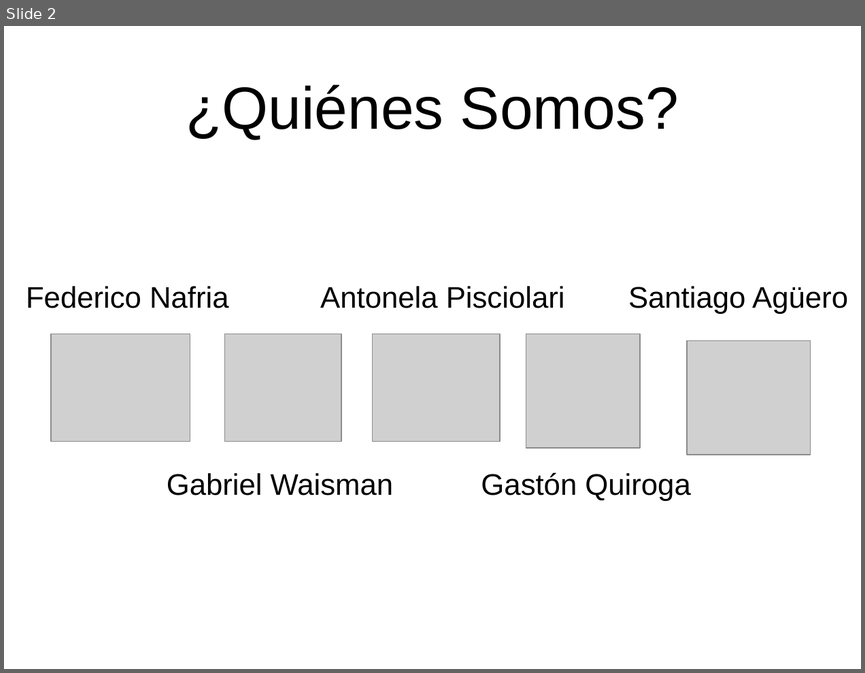
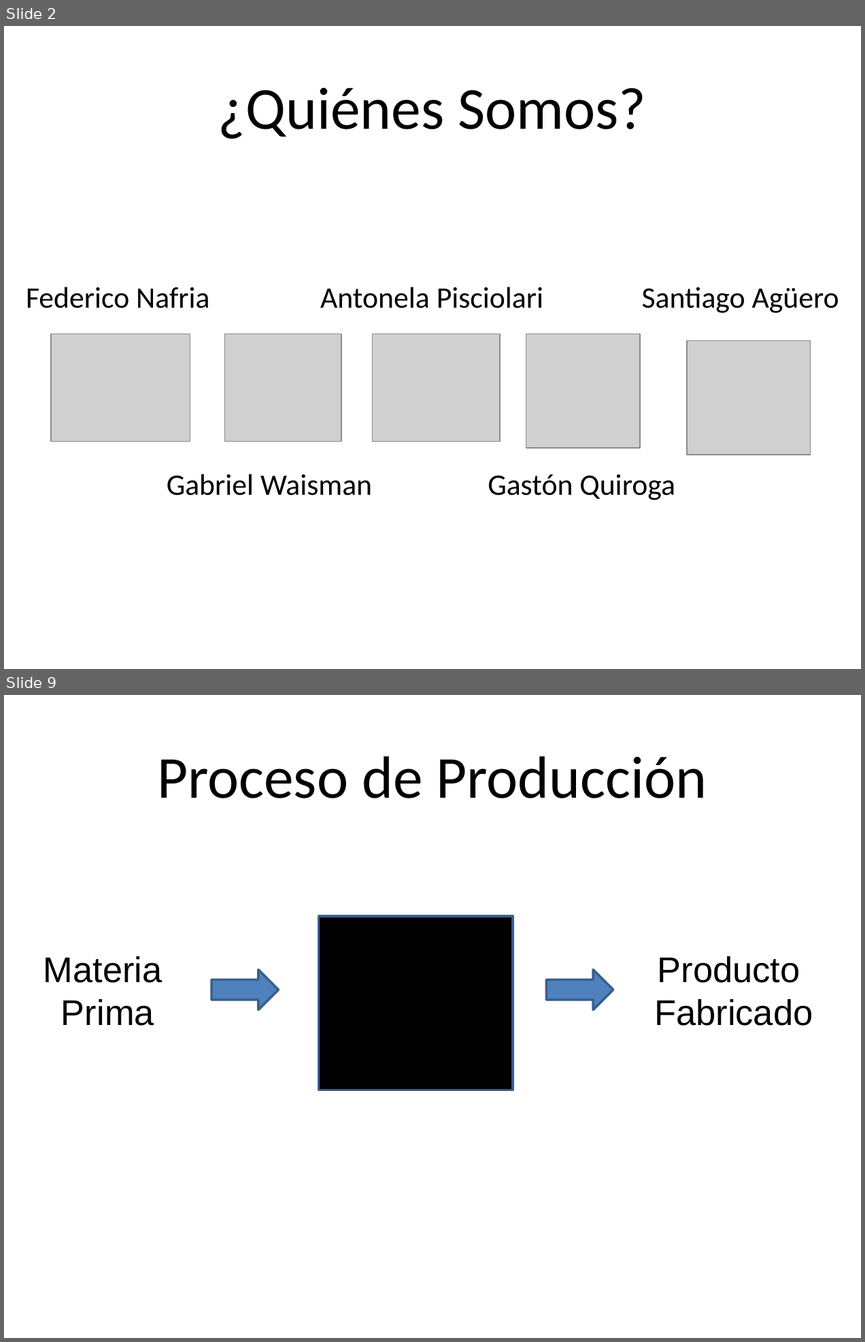
Before and after one commit to raulcareno/fruterio-kiwi-team, a slide deck: Presentaciones/Informe Preliminar.pptx. Shown one above the other, each under a label of ours: slide 2 before the commit, slides 2 and 9 after it; the slides between them are not shown. The pictures are 865x673 and 865x1342 pixels, drawn with LibreOffice and Linux fonts; fonts in the diff are those of the drawing; grey boxes stand for pictures; background and template pictures are left out. Boxes give left, top, right and bottom in pixels: in the first picture for what was removed or moved away, otherwise in the second. Text is boxed around its words. In the diff, an @@ line names an element or a change of style, - is before the commit and + after.

```diff
--- a/Presentaciones/Informe Preliminar.pptx
+++ b/Presentaciones/Informe Preliminar.pptx
@@ slide 9 added at (4, 695, 861, 1338), background picture (left out) @@
@@ title added at (157, 756, 706, 798), 50 pt, text #000000 @@
+Proceso de Producción
@@ rectangle added at (318, 916, 513, 1090), fill #000000, outline #3A5F8C 2 pt @@
@@ text added at (43, 956, 162, 1025), 30 pt, text #000000 @@
+Materia
+Prima
@@ text added at (654, 956, 813, 1025), 30 pt, text #000000 @@
+Producto
+Fabricado
@@ right arrow added at (211, 969, 278, 1009), fill #4F81BD, outline #3A5F8C 2 pt @@
@@ right arrow added at (547, 969, 613, 1009), fill #4F81BD, outline #3A5F8C 2 pt @@
@@ slide 2 changed as well @@
@@ font Arial to Calibri in 6 elements at (218, 88, 646, 139), (167, 473, 372, 495), (320, 286, 543, 308), (26, 286, 209, 308), (487, 474, 675, 500), (642, 286, 839, 313) @@
@@ text "Santiago Agüero": place and size @@
-text "Santiago Agüero" at (628, 286, 848, 314)
+text "Santiago Agüero" at (642, 286, 839, 313)
@@ text "Gastón Quiroga": place and size @@
-text "Gastón Quiroga" at (481, 472, 690, 501)
+text "Gastón Quiroga" at (487, 474, 675, 500)
```
Also in this commit, not shown: 23 other slides added, 5 slides removed.
